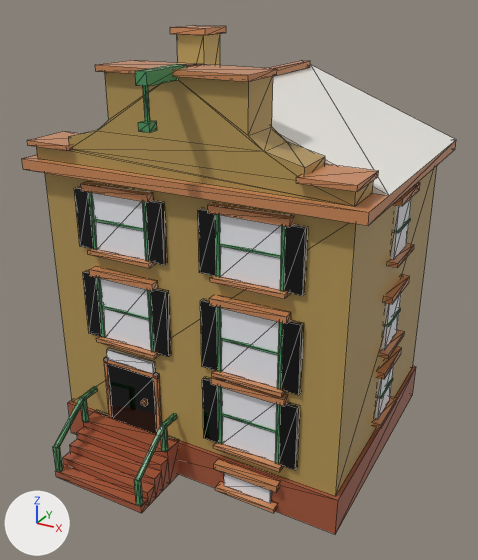
Before and after pictures for a commit that changed the glTF model assets/managed-models/buildings/house-1x1-3f-dutch-a/house-1x1-3f-dutch-a.glb.
Both versions are drawn from a camera (50 mm lens) standing at (0.904, -1.644, 1.36) and looking at (0.016, -0.03, 0.553). Lighting does not change. The marker at lower left points along +X, +Y and +Z. The picture after the commit comes second. Mesh edges are drawn as thin lines. Vertices at exactly the same position are counted once.

The first picture shows 'house-1x1-3f-dutch-a'.
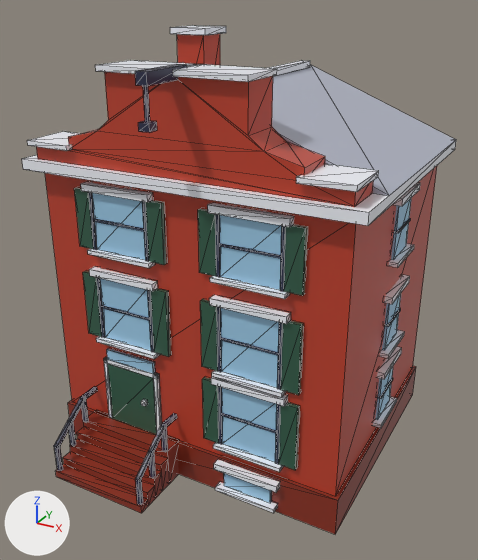
Boxes [x1, y1, x2, y2] around the edits, measured in the pictures (478 x 560 px; the box of a moved part takes in the faces that stretch with it):
part 1 of me_house_1x1_3f_dutch_a, moved or reshaped
    before: [80, 396, 89, 423]
    after: [67, 420, 76, 447]
part 2 of me_house_1x1_3f_dutch_a, moved or reshaped
    before: [160, 424, 168, 452]
    after: [80, 395, 89, 422]
part 3 of me_house_1x1_3f_dutch_a, moved or reshaped
    before: [134, 479, 143, 506]
    after: [135, 478, 143, 505]
part 4 of me_house_1x1_3f_dutch_a, added
    after: [148, 451, 156, 478]
part 5 of me_house_1x1_3f_dutch_a, added
    after: [161, 423, 168, 452]
part 6 of me_house_1x1_3f_dutch_a, moved or reshaped
    both: [143, 415, 177, 475]
part 7 of me_house_1x1_3f_dutch_a, surface changed
    both: [22, 25, 456, 534]

The change, as a list of edits to the scene's bpy script:
```text
Change me_house_1x1_3f_dutch_a:
    used by ob_house_1x1_3f_dutch_a; location = (0.0, 0.0, 0.0)
    remove me_house_1x1_3f_dutch_a.from_pydata(...)  # 1018 vertices, 1684 faces; spans x -0.5..0.5, y -0.5..0.495, z 0.0..1.25
    add me_house_1x1_3f_dutch_a.from_pydata(...)  # 1034 vertices, 1708 faces; spans x -0.5..0.5, y -0.5..0.495, z 0.0..1.25
    me_house_1x1_3f_dutch_a part 1: the loose piece of 8 vertices spanning x -0.357..-0.343, y -0.367..-0.353, z 0.12..0.21 is moved by (0.0, -0.065, -0.047)
    me_house_1x1_3f_dutch_a part 2: the loose piece of 8 vertices spanning x -0.057..-0.043, y -0.367..-0.353, z 0.12..0.21 is moved by (-0.3, 0.0, 0.001)
    me_house_1x1_3f_dutch_a part 3: the loose piece of 8 vertices spanning x -0.057..-0.043, y -0.5..-0.486, z 0.024..0.114 is moved by (0.0, 0.003, 0.001)
    me_house_1x1_3f_dutch_a part 4: a new loose piece, a box spanning x -0.056..-0.044, y -0.431..-0.419, z 0.072..0.164, in mat_m_house_1x1_3f_dutch_a
    me_house_1x1_3f_dutch_a part 5: a new loose piece, a box spanning x -0.056..-0.044, y -0.366..-0.354, z 0.12..0.212, in mat_m_house_1x1_3f_dutch_a
    me_house_1x1_3f_dutch_a part 6
    14 faces are deleted
    14 new faces join them
    me_house_1x1_3f_dutch_a part 7: 1620 kept faces spanning x -0.5..0.5, y -0.5..0.495, z 0.0..1.25 get new texture (UV) coordinates
    other edits to the shape of me_house_1x1_3f_dutch_a do not show in these pictures
```
